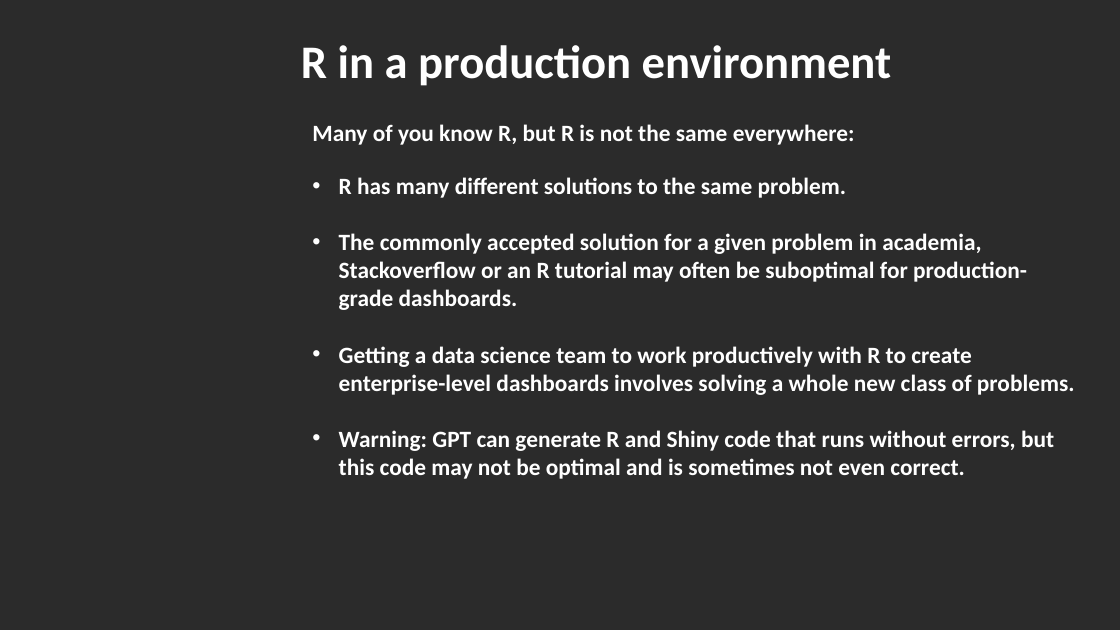
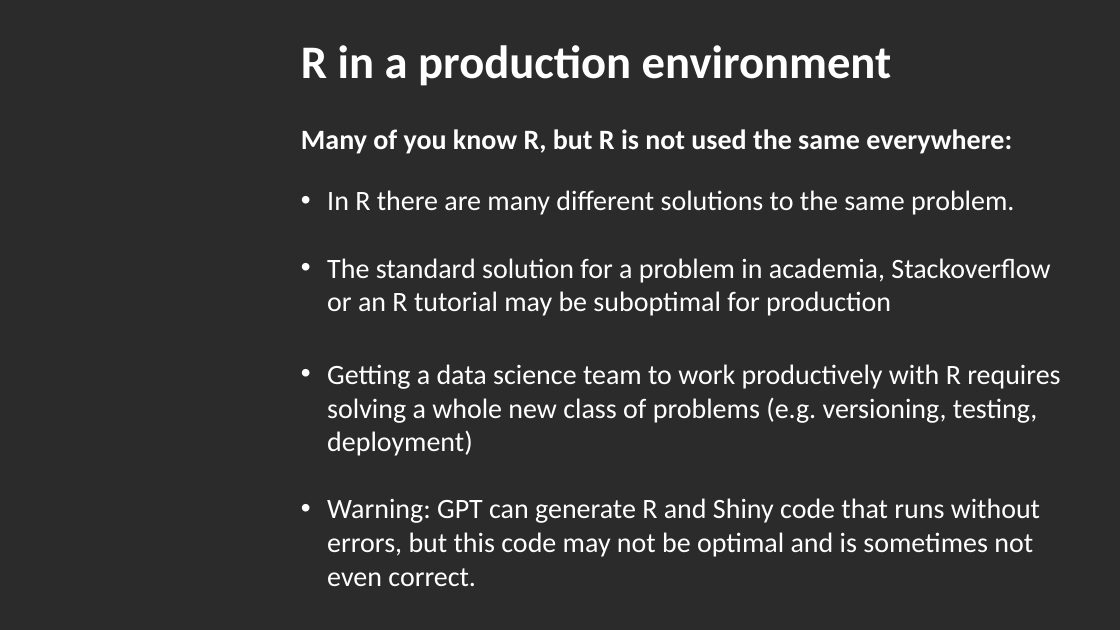
Before and after one commit to DataIMLabs/MIE2024, a slide deck: slide 8 of presentation/MIE2024-DataIM-Masterclass-Session1.pptx. Drawn at 1120x630 pixels with LibreOffice and Linux fonts; fonts in the diff are those of the drawing; background and template pictures are left out; a plain dark background stands for a picture behind light text. Boxes give left, top, right and bottom in pixels: in the first picture for what was removed or moved away, otherwise in the second. Text is boxed around its words. In the diff, an @@ line names an element or a change of style, - is before the commit and + after.

```diff
--- a/presentation/MIE2024-DataIM-Masterclass-Session1.pptx
+++ b/presentation/MIE2024-DataIM-Masterclass-Session1.pptx
@@ text "Many of you know R, ...": place and size @@
-text "Many of you know R, ..." at <box>312,124,1075,479</box>
+text "Many of you know R, ..." at <box>301,129,1060,586</box>
@@ text at <box>301,129,1060,456</box>: text changed; size 20 to 24 pt; bold off @@
-Many of you know R, but R is not the same everywhere:
-• R has many different solutions to the same problem.
-• The commonly accepted solution for a given problem in academia, Stackoverflow or an R tutorial may often be suboptimal for production-grade dashboards.
-• Getting a data science team to work productively with R to create enterprise-level dashboards involves solving a whole new class of problems.
+Many of you know R, but R is not used the same everywhere:
+• In R there are many different solutions to the same problem.
+• The standard solution for a problem in academia, Stackoverflow or an R tutorial may be suboptimal for production
+• Getting a data science team to work productively with R requires solving a whole new class of problems (e.g. versioning, testing, deployment)
@@ text at <box>327,498,1040,586</box>: size 20 to 24 pt, bold off in "Warning: GPT can generate R and Shiny ..." @@
```
Also in this commit, not shown: 2 other slides changed, 8 other files.
